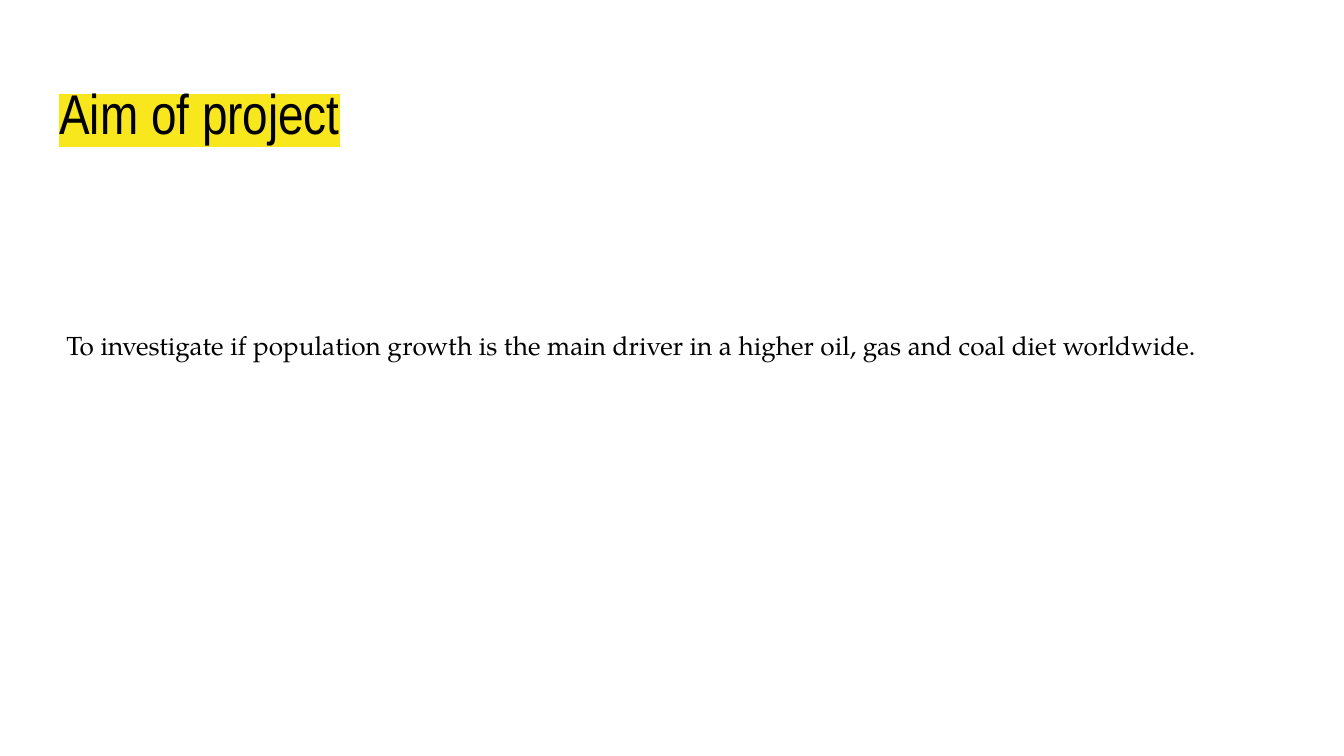
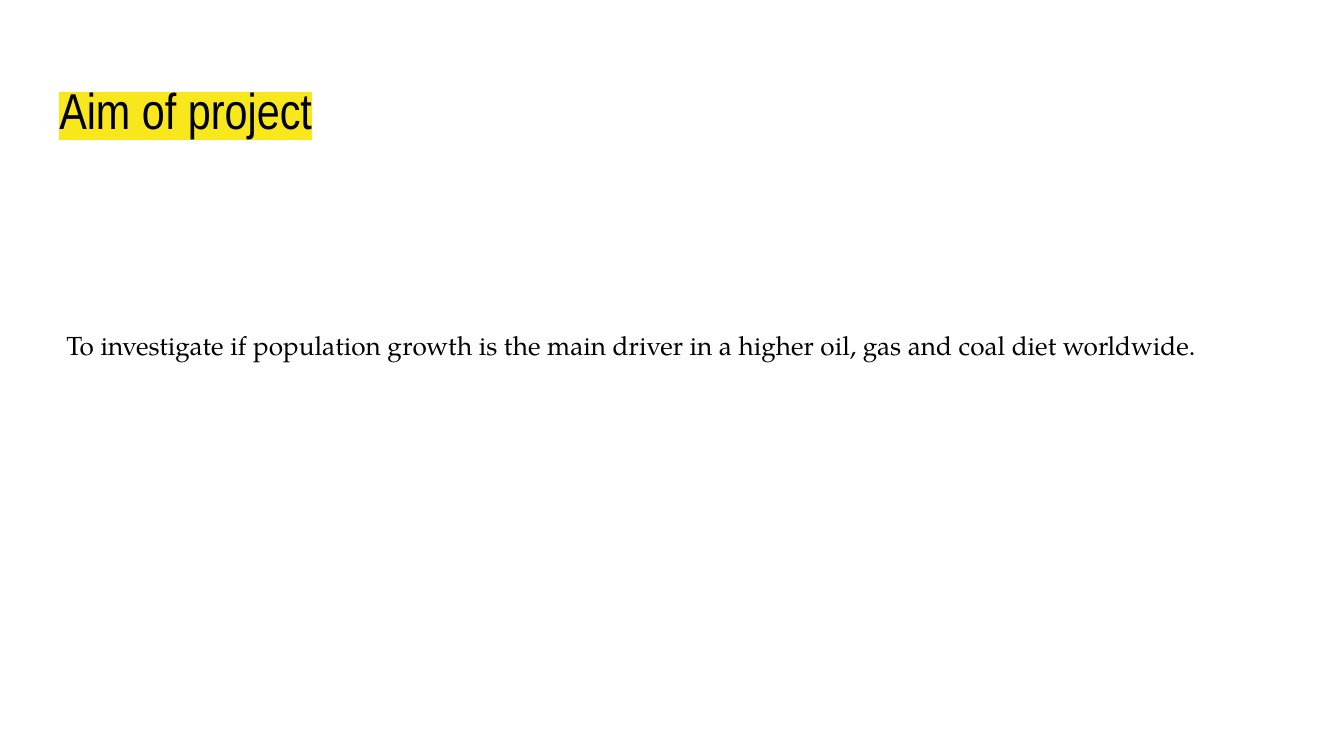
Before and after one commit to Nai-coder/DE1-Term2, a slide deck: slide 3 of Term2/Presentation/Trends in electricity production vs. Economic growth.pptx. Drawn at 1344x756 pixels with LibreOffice and Linux fonts; fonts in the diff are those of the drawing. Boxes give left, top, right and bottom in pixels: in the first picture for what was removed or moved away, otherwise in the second. Text is boxed around its words. In the diff, an @@ line names an element or a change of style, - is before the commit and + after.

```diff
--- a/Term2/Presentation/Trends in electricity production vs. Economic growth.pptx
+++ b/Term2/Presentation/Trends in electricity production vs. Economic growth.pptx
@@ title "Aim of project" at <box>59,88,312,139</box>: size 30 to 27 pt @@
```
Also in this commit, not shown: 6 other slides changed, 1 slide added, 1 other file.
